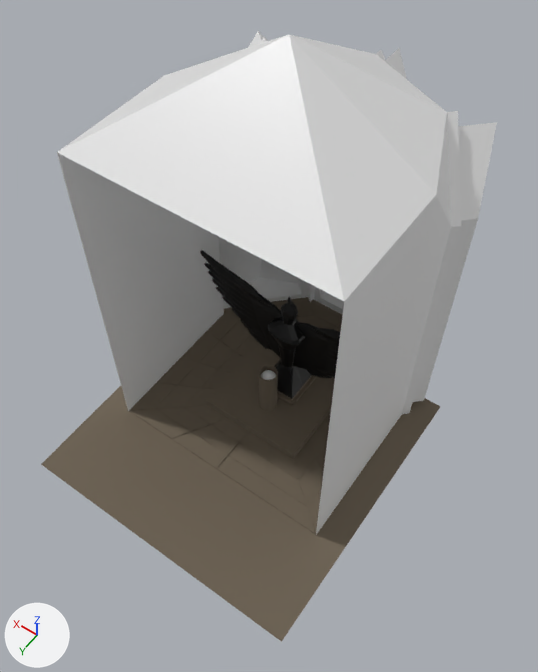
A saved change to the FBX model Escape Room VR/Assets/Models/ptak.fbx.
Camera for both pictures: a camera (50 mm lens) standing at (-144.0, 379.0, 387.0) and looking at (-11.0, 192.0, 94.0). The axes (+X, +Y, +Z) are drawn at lower left. The lights are the same throughout. Where no turn or scale is listed for an object, it has been applied to the vertices.
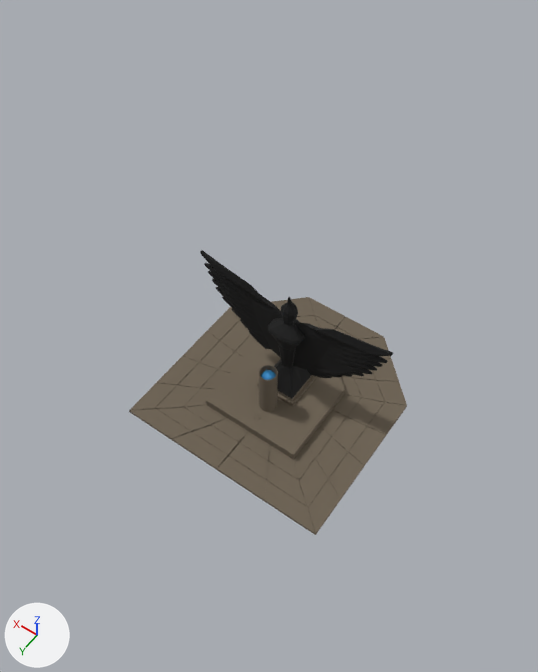
Where the newer file only moved an object's origin or applied its transform, the numbers keep the older frame.

Boxes (x1, y1, x2, y2) around the edits, measured in the pictures (538 x 672 px):
'AnyConv.com__pokoj', deleted
    before: (57, 31, 497, 535)
    faces in mat_material_021 (white #e7e7e7): (57, 31, 497, 535)
    faces in mat_material_023 (white #e7e7e7): (226, 241, 299, 284)
'Plane', deleted (brown)
    before: (41, 308, 440, 642)

The change, as a list of edits to the scene's bpy script:
```text
Remove ob_anyconv_com__pokoj:
    ob_anyconv_com__pokoj = bpy.data.objects.new('AnyConv.com__pokoj', me_anyconv_com__pokoj)
    ob_anyconv_com__pokoj.location = (-0.8, 157.5, -1.3)
Remove ob_plane:
    ob_plane = bpy.data.objects.new('Plane', me_plane_003)
    ob_plane.location = (0.0, 200.6, -0.8)
```
